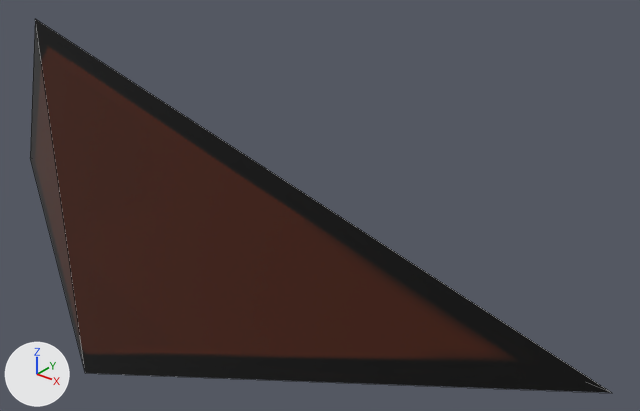
One commit to the FBX model Assets/3D_Models/semilla.fbx: the scene before it, then after it.
Both versions are drawn from a camera (50 mm lens) standing at (2.16, -1.72, 1.4) and looking at (0.55, 0.29, 0.15). Arrows for +X, +Y and +Z are at lower left; the lights stay in place. Mesh edges are drawn as thin lines. Where no turn or scale is listed for an object, it has been applied to the vertices.
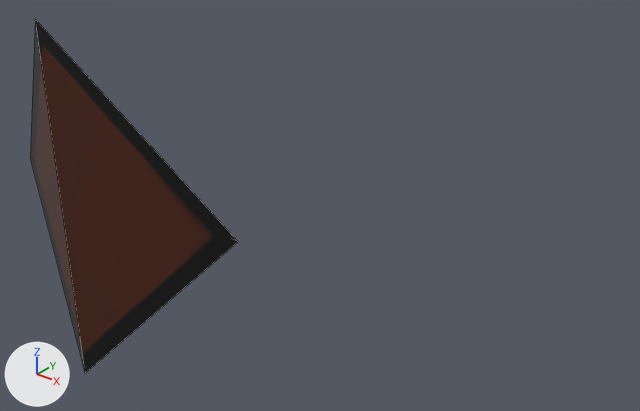
The change in detail:
me_cube has 4 vertices, 4 faces and spans x -0.83..1.6, y -0.1..0.08, z -0.74..0.68.
me_cube is used by ob_cube; location (0.0, 0.06, -0.003).
Part 1, on me_cube:
Vertex 1 of me_cube moves from (1.6, 0.08, 0.01) at pixel (612, 393) to (0.32, 0.08, 0.01) at pixel (238, 241).

Where the change shows, as pixel boxes [x1, y1, x2, y2] in the pictures (640 x 411 px; the box of a moved part takes in the faces that stretch with it):
'Cube', reshaped (64% narrower): before [30, 19, 612, 393]; after [30, 19, 238, 373]
part 1 of me_cube, moved or reshaped: before [35, 19, 612, 393]; after [35, 19, 238, 373]
